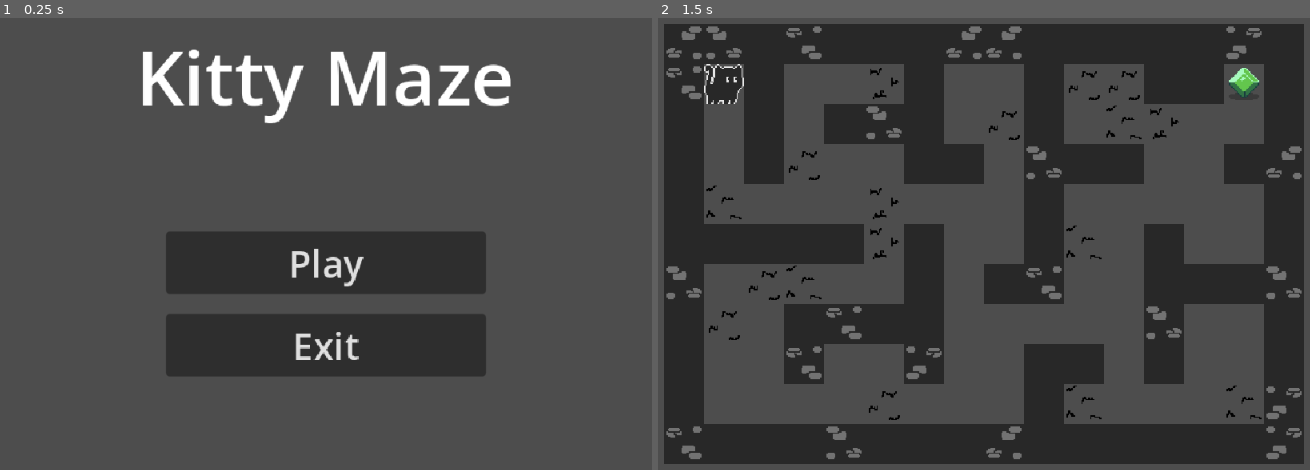
Above: before the commit, frames 1-2 (left to right).
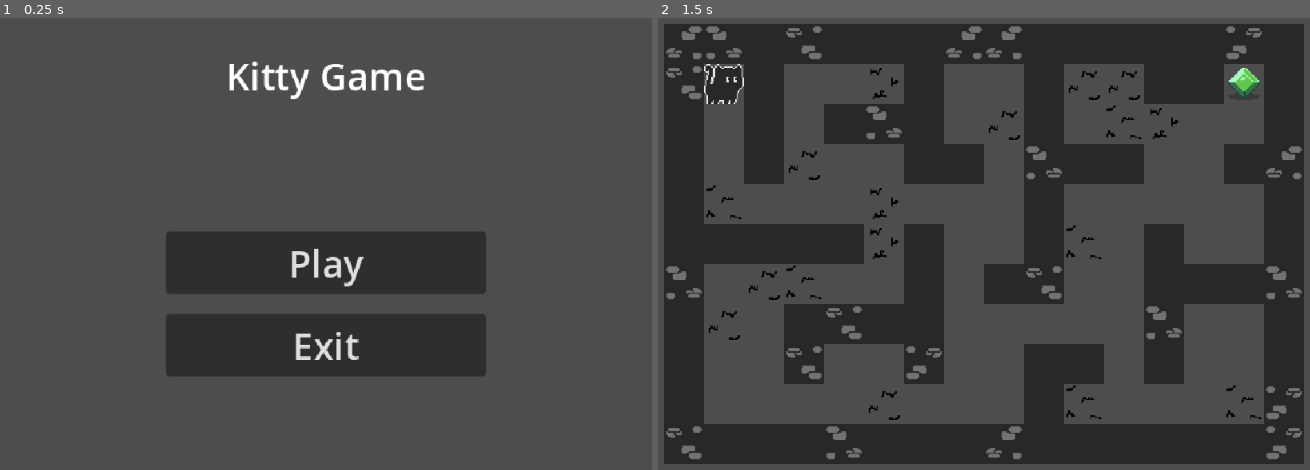
Above: after the commit, the same moments.

Repository: edshin7/Maze-Game-Godot
Game: Godot game, scene res://UI/main_menu.tscn
Same seed, same stepped clock (60 frames per second), same inputs: the game is played once before the commit and once after it. The project has no main scene, so this scene is started directly.
Inputs:
- Up to frame 1 (0.25 s): no input
- Up to frame 2 (1.5 s): click "Play" at 0.5 s; tap Enter at 1.25 s; hold D (move_right) from 1.28 s (still down)

The runs differ from the first frame. In frame 1, 3.2% of the frame differs, in the area x 21-79%, y 6-24%; in frame 2, nothing differs.

Commit message:
First commit for Task 4

Diff:
--- a/UI/main_menu.tscn
+++ b/UI/main_menu.tscn
@@ -16,10 +16,11 @@
 anchors_preset = 10
 anchor_right = 1.0
 offset_top = 64.0
-offset_bottom = 128.0
+offset_bottom = 147.0
 grow_horizontal = 2
-theme_override_font_sizes/font_size = 60
-text = "Kitty Maze"
+theme_override_colors/font_color = Color(1, 1, 1, 1)
+theme_override_font_sizes/font_size = 30
+text = "Kitty Game"
 horizontal_alignment = 1
 vertical_alignment = 1
 
@@ -42,11 +43,13 @@
 
 [node name="PlayButton" type="Button" parent="Buttons"]
 layout_mode = 2
+theme_override_colors/font_color = Color(0.875, 0.875, 0.875, 1)
 theme_override_font_sizes/font_size = 30
 text = "Play"
 
 [node name="ExitButton" type="Button" parent="Buttons"]
 layout_mode = 2
+theme_override_colors/font_color = Color(0.875, 0.875, 0.875, 1)
 theme_override_font_sizes/font_size = 30
 text = "Exit"
 
--- /dev/null
+++ b/levels/gate.tscn
@@ -0,0 +1,15 @@
+[gd_scene load_steps=3 format=3 uid="uid://0eu8hg1jpt53"]
+
+[ext_resource type="Texture2D" uid="uid://c1yhqn0b64hk3" path="res://levels/Gate.png" id="1_f70b2"]
+
+[sub_resource type="RectangleShape2D" id="RectangleShape2D_f70b2"]
+size = Vector2(32, 32)
+
+[node name="Gate" type="StaticBody2D"]
+collision_layer = 2
+
+[node name="Sprite2D" type="Sprite2D" parent="."]
+texture = ExtResource("1_f70b2")
+
+[node name="CollisionShape2D" type="CollisionShape2D" parent="."]
+shape = SubResource("RectangleShape2D_f70b2")
--- a/levels/maze2.tscn
+++ b/levels/maze2.tscn
@@ -1,6 +1,7 @@
-[gd_scene load_steps=4 format=4 uid="uid://dfamrrodkd0p"]
+[gd_scene load_steps=5 format=4 uid="uid://dfamrrodkd0p"]
 
 [ext_resource type="PackedScene" uid="uid://dj55sb8se404b" path="res://levels/maze_layout.tscn" id="1_hfhuf"]
+[ext_resource type="PackedScene" uid="uid://0eu8hg1jpt53" path="res://levels/gate.tscn" id="2_7g6nn"]
 [ext_resource type="PackedScene" uid="uid://3gsc35gun4ml" path="res://player/player.tscn" id="2_220ik"]
 [ext_resource type="PackedScene" uid="uid://cbf1o5oumvbxi" path="res://levels/goal.tscn" id="3_7g6nn"]
 
@@ -17,11 +18,16 @@
 [node name="Walls" parent="MazeLayout" index="1"]
 tile_map_data = PackedByteArray("AAACAAIAAAABAAAAAAACAAMAAAAAAAAAAAACAAQAAAAAAAAAAAACAAUAAAABAAAAAAACAAYAAAABAAEAAAACAA …(1392 unchanged characters)…
 
+[node name="Gates" type="Node2D" parent="."]
+
+[node name="Gate" parent="Gates" instance=ExtResource("2_7g6nn")]
+position = Vector2(208, 336)
+
 [node name="Player" parent="." instance=ExtResource("2_220ik")]
 position = Vector2(112, 368)
 
 [node name="Goal" parent="." instance=ExtResource("3_7g6nn")]
 position = Vector2(528, 368)
-next_level = "res://UI/main_menu.tscn"
+next_level = "res://levels/maze.tscn"
 
 [editable path="MazeLayout"]
Binary file added: levels/Gate.png
Not shown, added: levels/Gate.png.import
